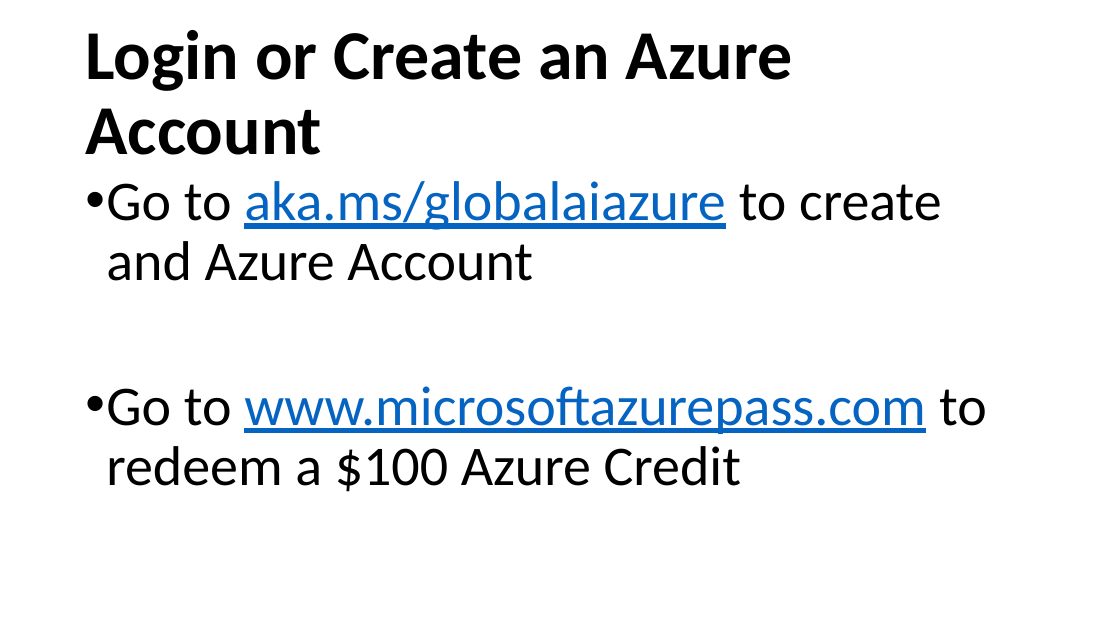
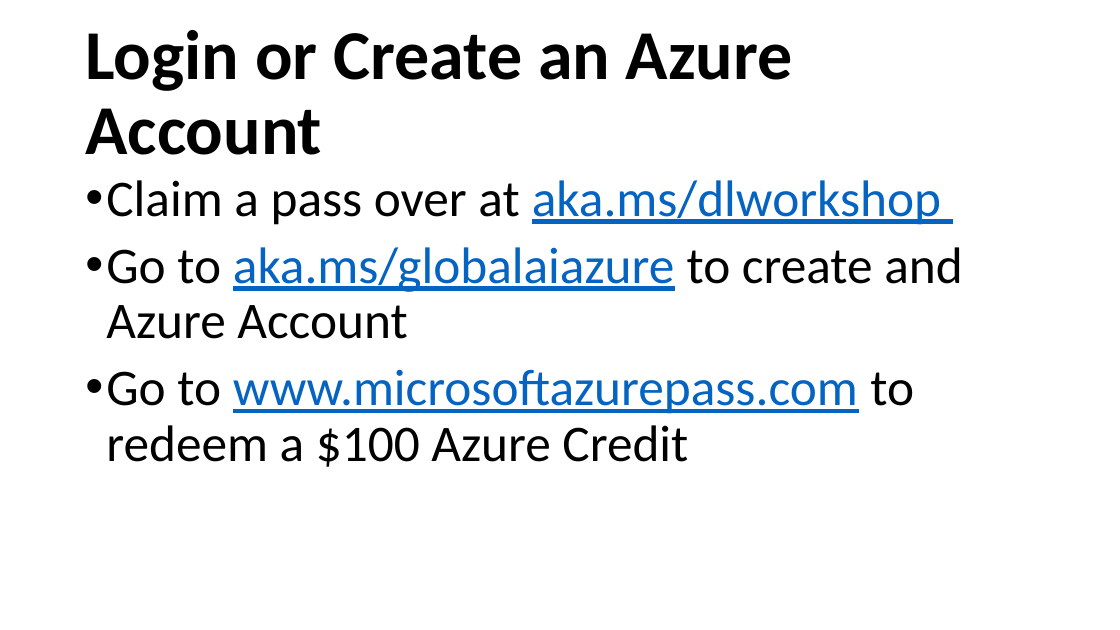
Before and after one commit to cloudscaleml/workshop, a slide deck: slide 48 of powerpoint/Overview.pptx. Drawn at 1120x630 pixels with LibreOffice and Linux fonts; fonts in the diff are those of the drawing. Boxes give left, top, right and bottom in pixels: in the first picture for what was removed or moved away, otherwise in the second. Text is boxed around its words. In the diff, an @@ line names an element or a change of style, - is before the commit and + after.

Commit message:
corrected aka links

```diff
--- a/powerpoint/Overview.pptx
+++ b/powerpoint/Overview.pptx
@@ text at (x1=106, y1=180, x2=941, y2=225): paragraph added @@
+• Claim a pass over at aka.ms/dlworkshop
@@ text at (x1=106, y1=247, x2=962, y2=467): size 48 to 44 pt in "Go to aka.ms/globalaiazure to create and Azure ...", "Go to www.microsoftazurepass.com to redeem a $100 ..." @@
```
